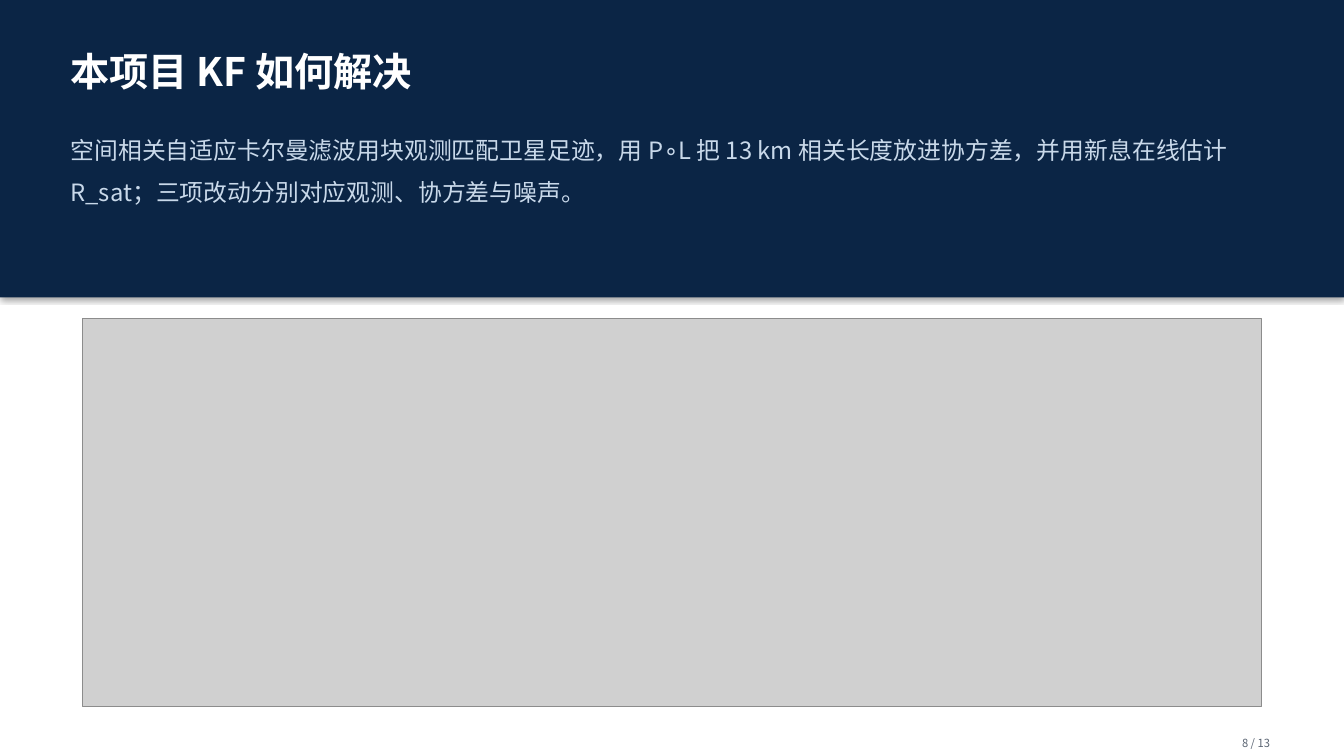
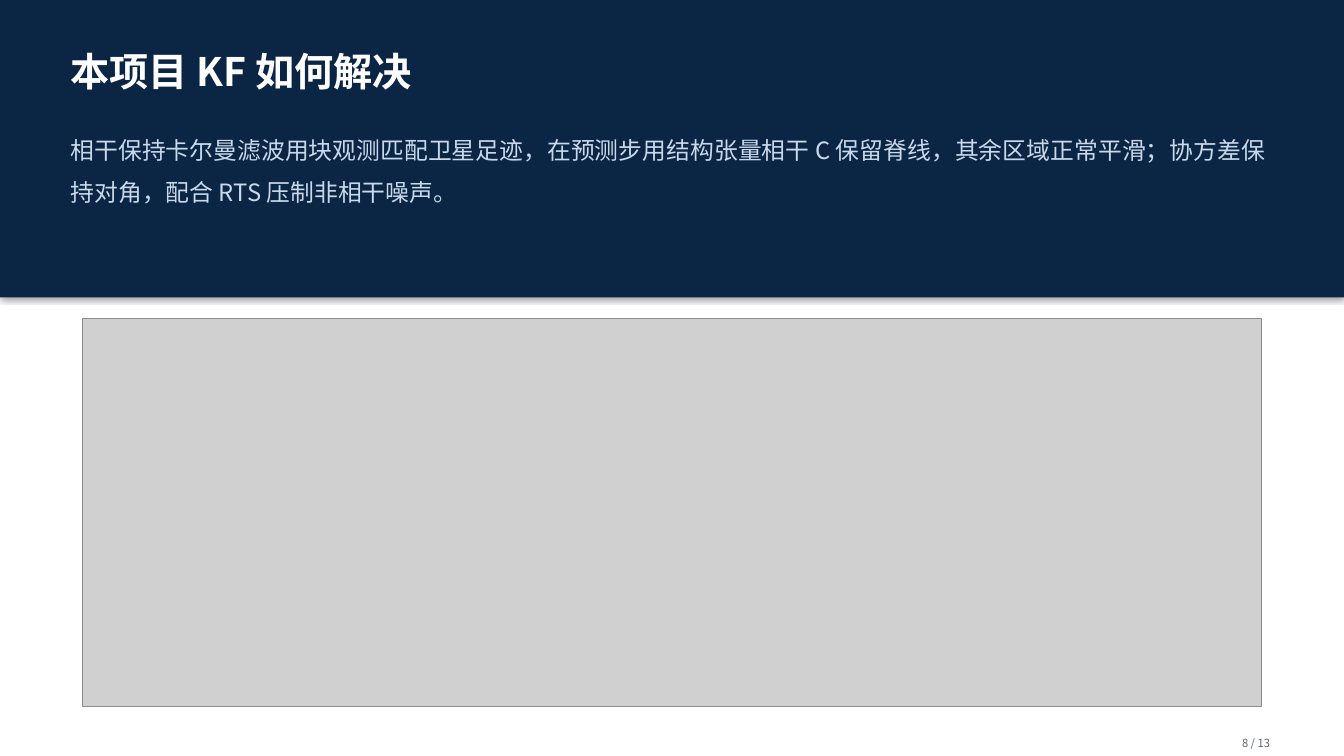
Before and after one commit to shuyunkai/kalman_gravity, a slide deck: slide 8 of ppt/汇报_新结构_13页.pptx. Drawn at 1344x756 pixels with LibreOffice and Linux fonts; fonts in the diff are those of the drawing; grey boxes stand for pictures. Boxes give left, top, right and bottom in pixels: in the first picture for what was removed or moved away, otherwise in the second. Text is boxed around its words. In the diff, an @@ line names an element or a change of style, - is before the commit and + after.

```diff
--- a/ppt/汇报_新结构_13页.pptx
+++ b/ppt/汇报_新结构_13页.pptx
@@ text at [71,139,1265,203]: text changed @@
-空间相关自适应卡尔曼滤波用块观测匹配卫星足迹，用 P∘L 把 13 km 相关长度放进协方差，并用新息在线估计 R_sat；三项改动分别对应观测、协方差与噪声。
+相干保持卡尔曼滤波用块观测匹配卫星足迹，在预测步用结构张量相干 C 保留脊线，其余区域正常平滑；协方差保持对角，配合 RTS 压制非相干噪声。
```
Also in this commit, not shown: 3 other slides changed, 5 other files.
